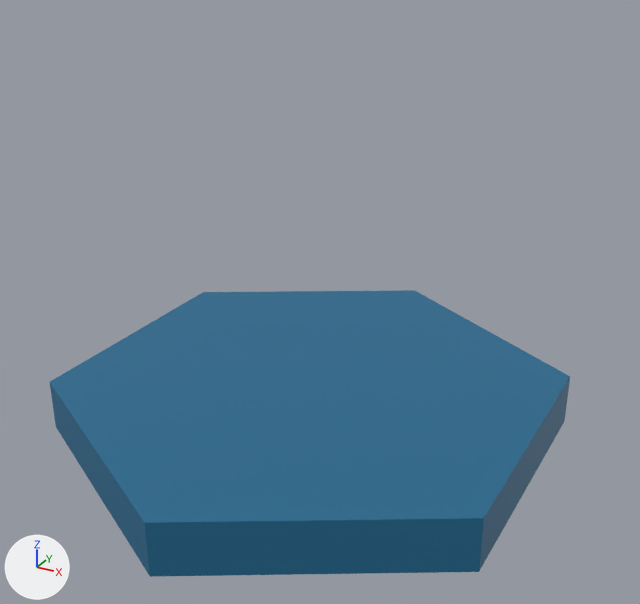
The Blender file models/base_game/tiles/deep_water_tile.blend, before and after one commit.
The view is the same before and after, from a 50 mm camera at (1.48, -2.62, 1.84) aimed at (0.06, -0.04, 0.55). Arrows for +X, +Y and +Z are at lower left; the lights stay in place. The older version comes first.

Objects in the first picture: 'DeepWaterTile'.
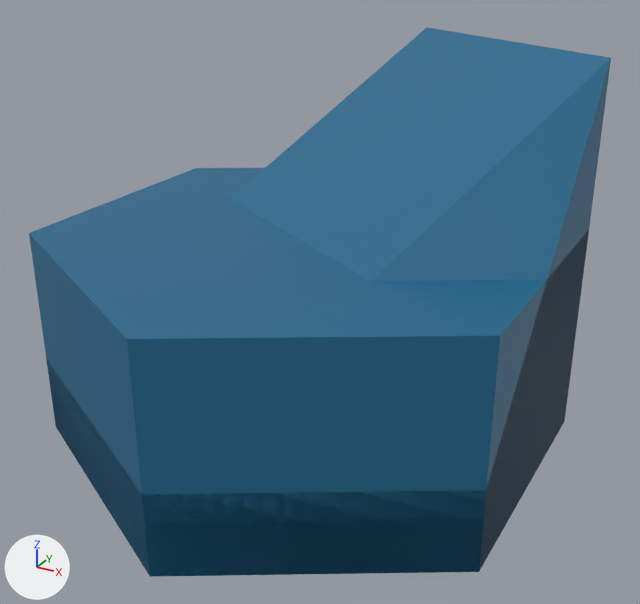
Boxes [x1, y1, x2, y2] around the edits, measured in the pictures (640 x 604 px):
'DeepWaterTileHalf', shown (blue): after [29, 168, 589, 576]
'DeepWaterStairTileWater', shown (blue): after [47, 27, 611, 577]
'DeepWaterTile', unchanged, covered by the edit: before [50, 290, 570, 577]; after [50, 379, 570, 577]

The edits, one by one:
Object 'DeepWaterStairTileWater' (ob_deepwaterstairtilewater) is now shown.
Object 'DeepWaterTileHalf' (ob_deepwatertilehalf) is now shown.
